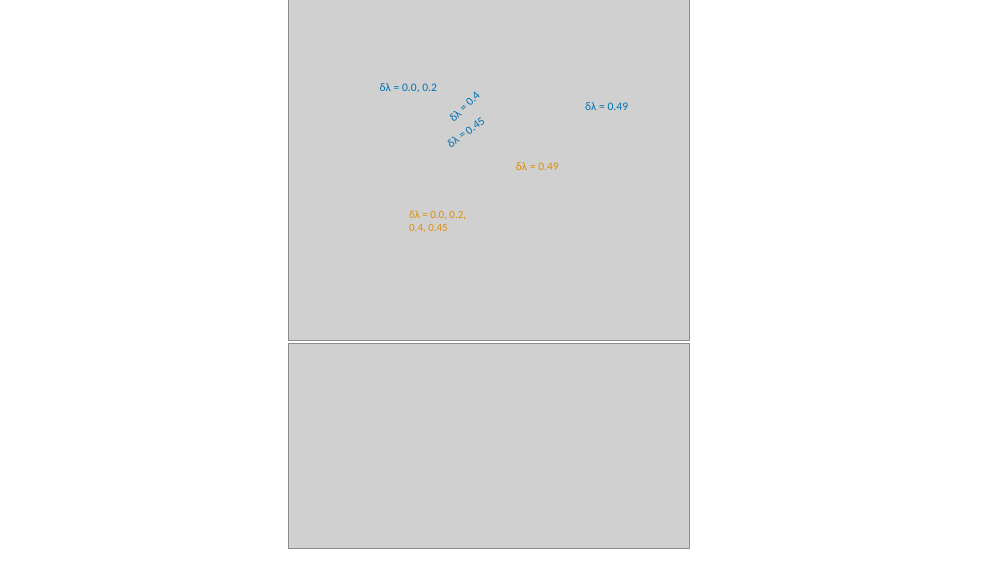
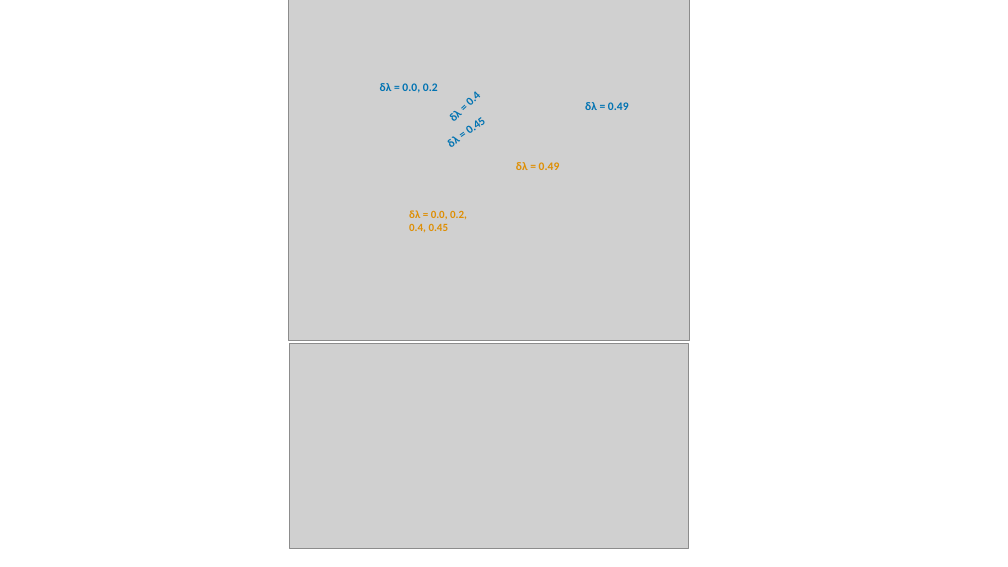
Before and after one commit to ioakimsy/BS-Thesis, a slide deck: slide 20 of documents/Figures editing.pptx. Drawn at 1008x567 pixels with LibreOffice and Linux fonts; fonts in the diff are those of the drawing; grey boxes stand for pictures. Boxes give left, top, right and bottom in pixels: in the first picture for what was removed or moved away, otherwise in the second. Text is boxed around its words. In the diff, an @@ line names an element or a change of style, - is before the commit and + after.

```diff
--- a/documents/Figures editing.pptx
+++ b/documents/Figures editing.pptx
@@ bold on in 6 elements at box(380, 83, 438, 93), box(469, 91, 481, 133), box(585, 102, 629, 110), box(409, 210, 467, 232), box(516, 162, 560, 170), box(470, 98, 486, 131) @@
```
Also in this commit, not shown: 2 other slides changed, 11 other files.
